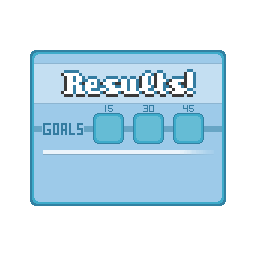
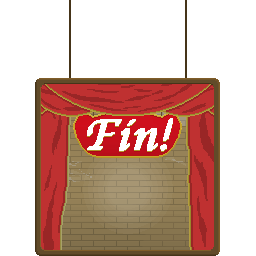
Revision of a layered 256px x 256px image; what changed, layer by layer:
moved "Layer 11" above "Layer 12", painted on it over (35, 78, 220, 256)
moved "Layer 12" above "Fin! copy", painted on it over (38, 79, 217, 252)
renamed "Layer 8" to "Fin! copy", moved it above "Fin!", painted on it over (30, 50, 226, 206)
renamed "Layer 9" to "Fin!", opacity 80% → 20%, moved it above "Layer 14", painted on it over (43, 119, 214, 155)
"Layer 14": opacity 50% → 100%, moved it above "Layer 13", painted on it over (34, 111, 222, 156)
moved "Layer 13" above "Layer 16", painted on it over (73, 108, 182, 158)
"Layer 16": opacity 100% → 30%, painted on it over (43, 123, 173, 234)
painted on "Layer 15" over (45, 102, 219, 251)
removed layer "Results! copy" over (61, 69, 196, 97)
renamed "Layer 10 copy" to "Layer 11 copy", showed it, painted on it over (30, 78, 220, 256)
renamed "Layer 10" to "Layer 17", painted on it over (34, 0, 222, 104)
